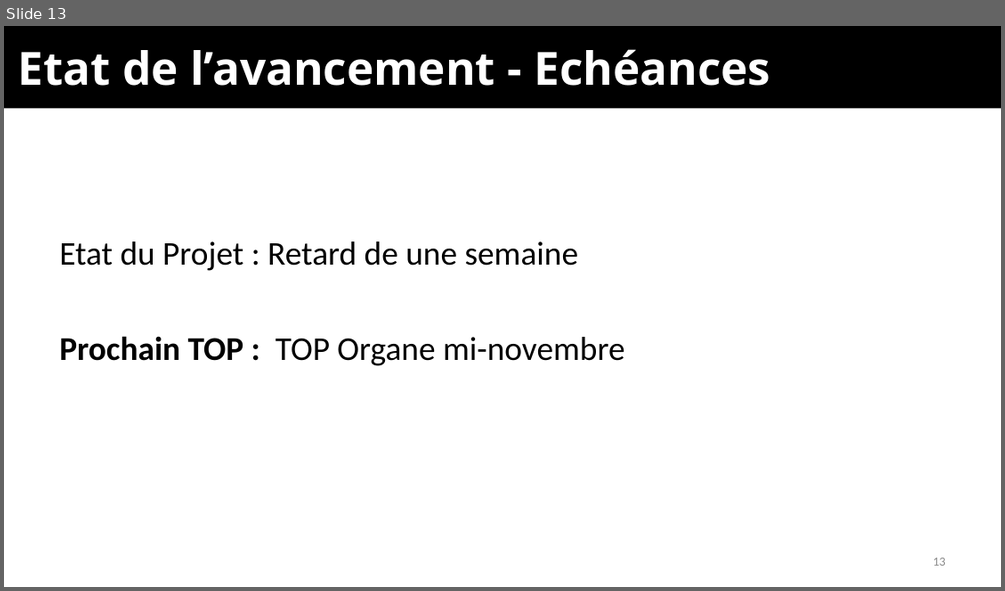
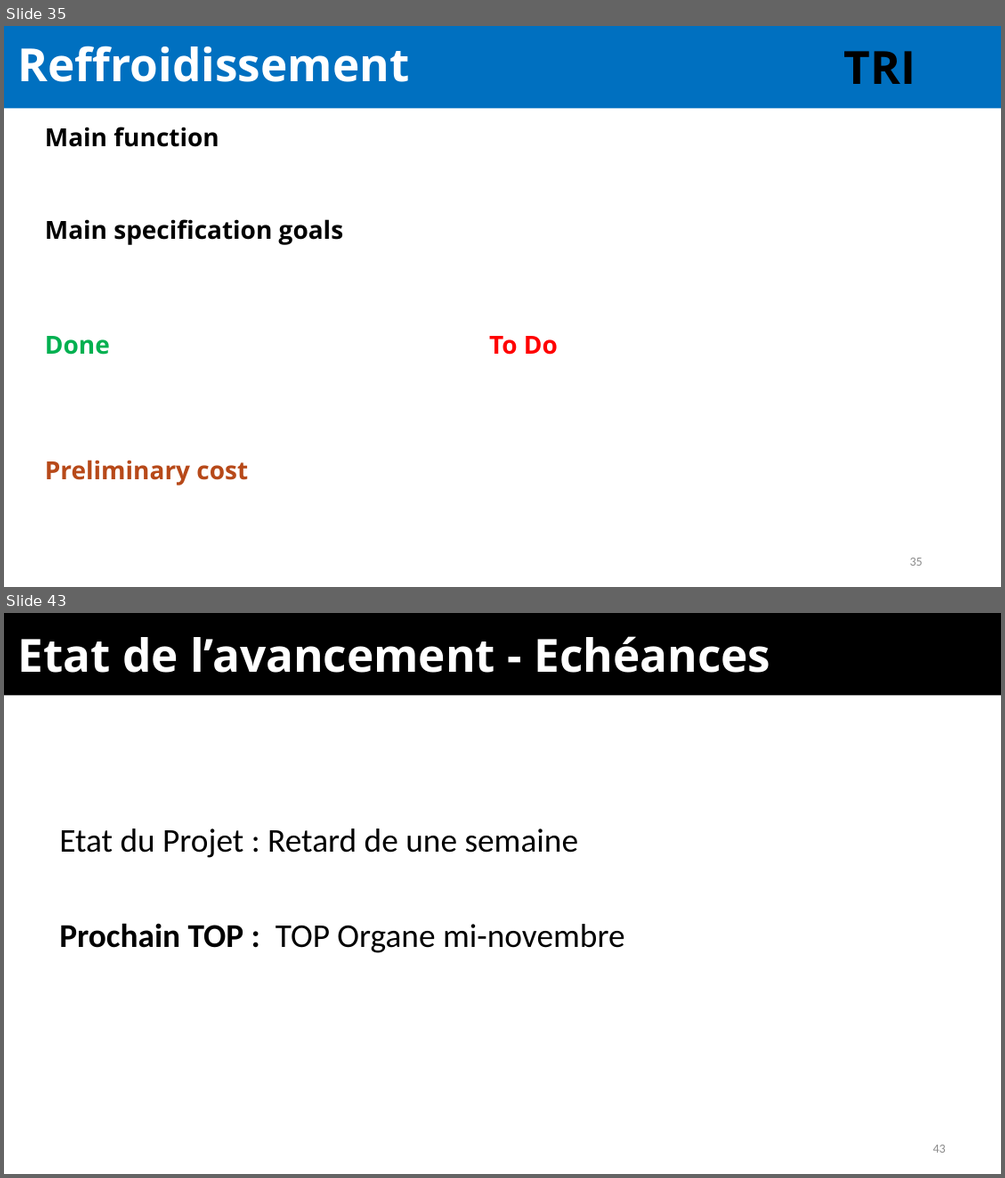
Before and after one commit to EOSCogniton/Ressources2020, a slide deck: TO_TOPs/05_Top_Synth/Template v2.0.pptx. Shown one above the other, each under a label of ours: slide 13 before the commit, slides 35 and 43 after it; the slides between them are not shown. The pictures are 1005x591 and 1005x1178 pixels, drawn with LibreOffice and Linux fonts; fonts in the diff are those of the drawing; background and template pictures are left out. Boxes give left, top, right and bottom in pixels: in the first picture for what was removed or moved away, otherwise in the second. Text is boxed around its words. In the diff, an @@ line names an element or a change of style, - is before the commit and + after.

```diff
--- a/TO_TOPs/05_Top_Synth/Template v2.0.pptx
+++ b/TO_TOPs/05_Top_Synth/Template v2.0.pptx
@@ slide 35 added at [4, 26, 1001, 587], background #FFFFFF @@
@@ rectangle added at [4, 26, 1001, 109], fill #0070C0 @@
@@ title added at [18, 46, 410, 82], 33 pt, text #FFFFFF, bold @@
+Reffroidissement
@@ text added at [843, 51, 915, 84], 33 pt, text #000000, bold @@
+TRI
@@ text added at [45, 127, 218, 147], 18 pt, text #000000, bold @@
+Main function
@@ text added at [45, 219, 343, 245], 18 pt, text #000000, bold @@
+Main specification goals
@@ text added at [45, 336, 110, 354], 18 pt, text #00B050, bold @@
+Done
@@ text added at [489, 336, 558, 354], 18 pt, text #FF0000, bold @@
+To Do
@@ text added at [45, 459, 248, 485], 18 pt, text #B74919, bold @@
+Preliminary cost
@@ page number added at [910, 557, 922, 565], 9 pt, text #8C8C8C @@
+35
@@ what was slide 13 is now slide 43 @@
@@ page number at [933, 1144, 946, 1152]: text changed @@
-13
+43
```
Also in this commit, not shown: 1 slide changed, 39 other slides added, 10 slides removed, 1 other file.
